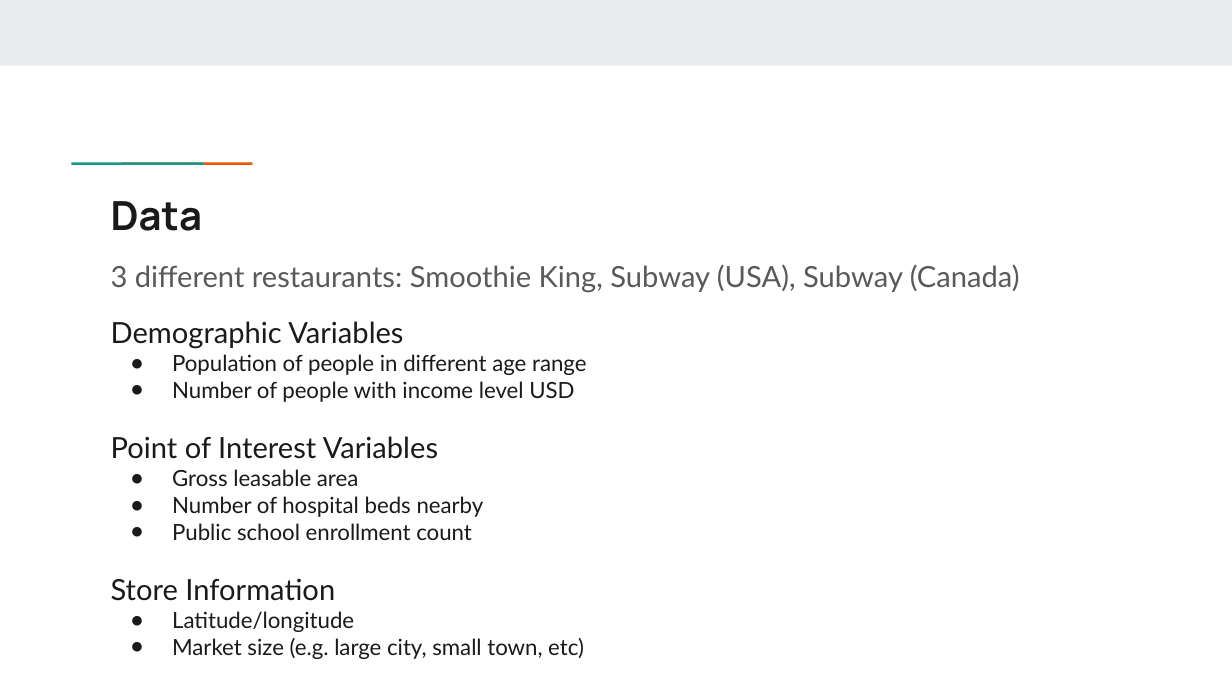
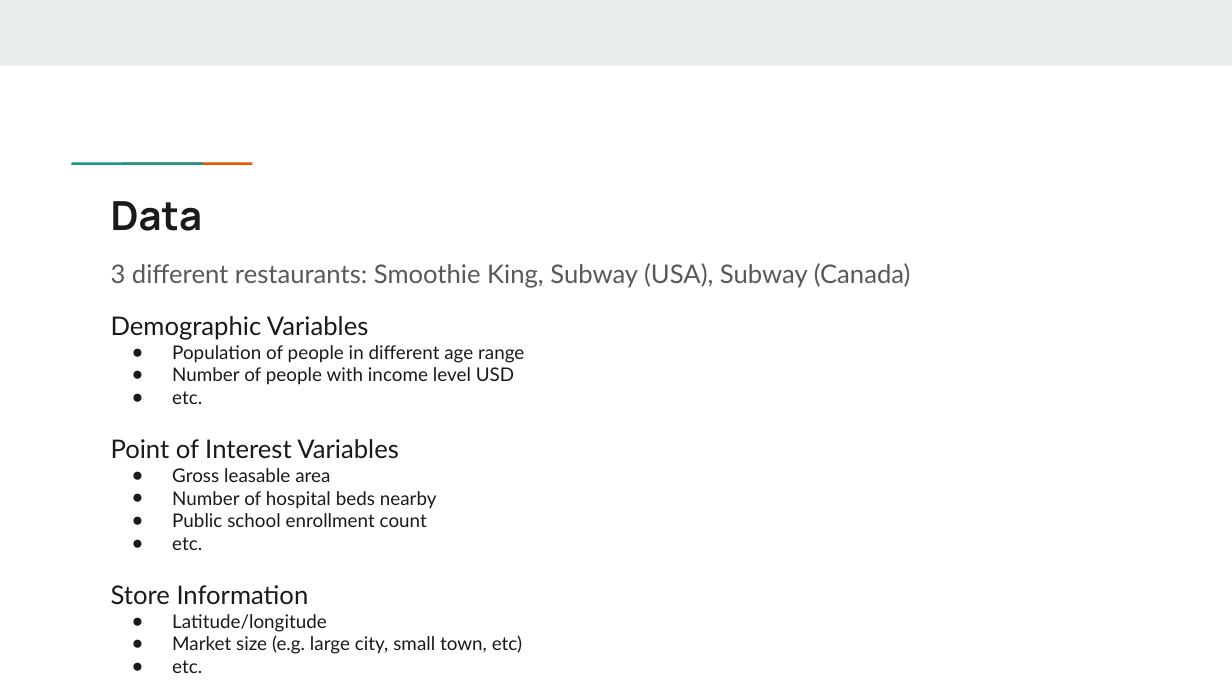
Before and after one commit to mozhao0331/Restaurant_Segmentation_Analysis, a slide deck: slide 6 of doc/Proposal Presentation.pptx (slide 5 before the commit). Drawn at 1232x693 pixels with LibreOffice and Linux fonts; fonts in the diff are those of the drawing. Boxes give left, top, right and bottom in pixels: in the first picture for what was removed or moved away, otherwise in the second. Text is boxed around its words. In the diff, an @@ line names an element or a change of style, - is before the commit and + after.

```diff
--- a/doc/Proposal Presentation.pptx
+++ b/doc/Proposal Presentation.pptx
@@ text at bbox=[111, 263, 911, 654]: size 17 to 15 pt in "3 different restaurants: Smoothie King, Subway (USA), ...", "Demographic Variables", "Point of Interest Variables", "Store Information"; size 13 to 11 pt in "Population of people in different age range", "Number of people with income level USD", "Gross leasable area", "Number of hospital beds nearby" and 3 more places; indent changed @@
@@ text at bbox=[172, 391, 202, 404]: paragraph added @@
+● etc.
@@ text at bbox=[172, 537, 202, 550]: paragraph added @@
+● etc.
@@ text at bbox=[172, 660, 202, 673]: paragraph added @@
+● etc.
```
Also in this commit, not shown: 4 other slides changed, 2 slides added.
